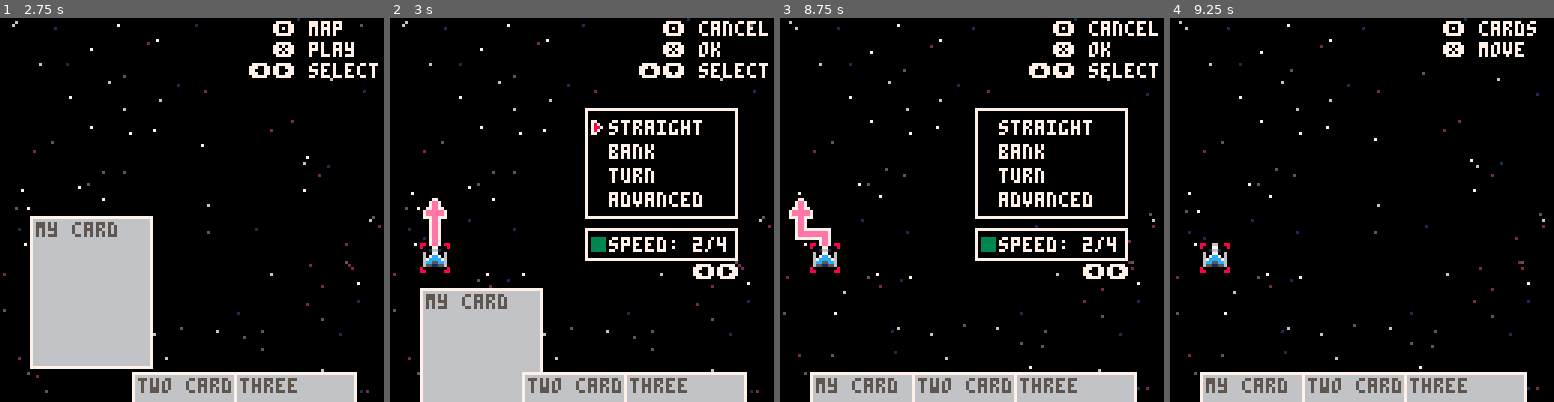
Above: before the commit, frames 1-4 (left to right).
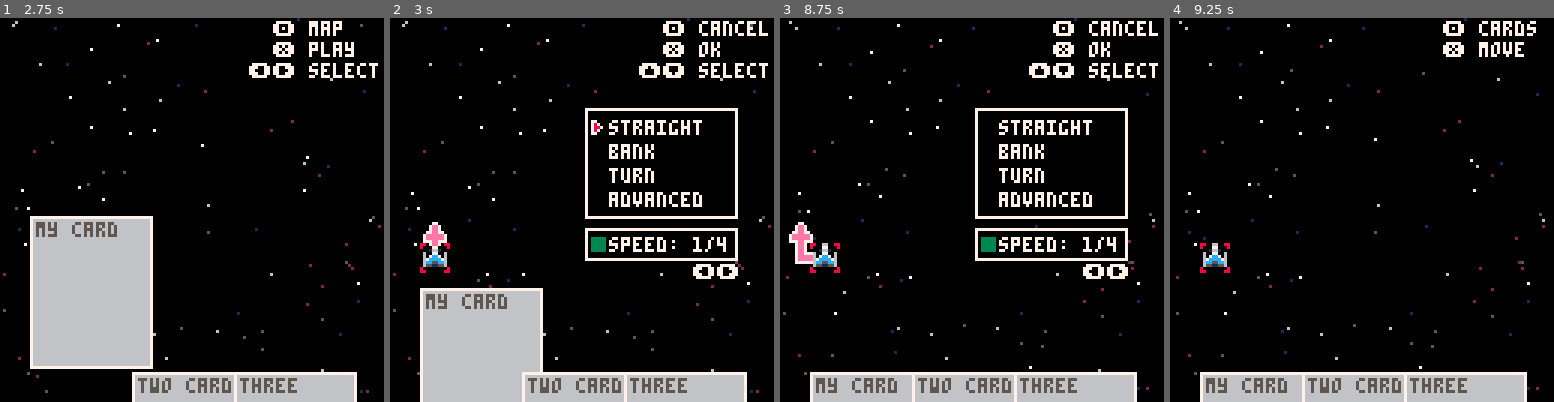
Above: after the commit, the same moments.

Repository: karjona/ondatra
Game: PICO-8 cartridge ondatra.p8
Two runs of this game, one before a commit and one after it. Both use one fixed random seed, a clock stepped at 60 frames per second and the inputs below.
Inputs:
- Up to frame 1 (2.75 s): tap X (X key) at 0.33, 1.07, 1.85 s; tap O (Z key) at 0.7, 1.7, 2.1, 2.5 s; hold Right 1.6-2.1 s; hold Up 2.15-2.42 s; hold Right from 2.47 s (still down)
- Up to frame 2 (3 s): keep holding Right; tap O (Z key) at 2.9 s; tap X (X key) at 2.97 s
- Up to frame 3 (8.75 s): release Right at 3.03 s; hold Left 3.08-3.58 s; tap O (Z key) every 0.4 s from 3.3 to 8.5 s; hold Down 3.63-3.97 s; hold Right 4.02-4.68 s; tap X (X key) every 1.12 s from 4.08 to 8.55 s; hold Up 4.73-5.03 s; hold Left 5.08-5.68 s; hold Down 5.73-6.03 s; hold Right 6.08-6.58 s; hold Right 6.63-7.13 s; hold Up 7.18-7.45 s; hold Right 7.5-8.07 s; hold Left 8.12-8.62 s; hold Down from 8.67 s (still down)
- Up to frame 4 (9.25 s): tap O (Z key) at 8.9 s; release Down at 9 s; hold Right from 9.05 s (still down)

Frame 1 is identical in both runs. In frame 2, 0.4% of the frame differs, in the area x 8-82%, y 46-61%; in frame 3, 0.9%, in the area x 2-82%, y 46-65%; in frame 4, nothing differs.

Commit message:
Add move confirmation dialog

Diff:
--- a/src/main.lua
+++ b/src/main.lua
@@ -28,6 +28,9 @@
   viewing_cards = false
   selecting_move = false
   selected_move_option = 1
+  selecting_move_menu_active = false
+  confirming_move = false
+  selected_move_confirm_option = 1
   move_speed = 1
 
   entities = {}
--- a/src/scenes/battle.lua
+++ b/src/scenes/battle.lua
@@ -7,6 +7,7 @@
     if btnp(❎) or btnp(🅾️) or btnp(⬇️) then
       sfx(0)
       deli(radio, 1)
+      return
     end
   else
     -- no radio messages in queue
@@ -15,6 +16,7 @@
       if btnp(🅾️) and selecting_move == false then
         sfx(0)
         viewing_cards = true
+        return
       end
       if btnp(❎) and selecting_move == false then
         for entity in all(entities) do
@@ -22,45 +24,114 @@
             if entity.type == "ship" then
               sfx(0)
               selecting_move = entity
+              selecting_move_menu_active = true
+              return
             end
           end
         end
       end
       -- select move menu
-      if btnp(🅾️) and selecting_move then
+      if btnp(🅾️) and selecting_move_menu_active then
         sfx(0)
         selecting_move = false
-      end
-      if btnp(⬇️) and selecting_move then
+        selecting_move_menu_active = false
+        selected_move_option = 1
+        move_speed = 1
+        return
+      end
+      if btnp(⬇️) and selecting_move_menu_active then
         sfx(0)
         if selected_move_option < 4 then
           selected_move_option += 1
+          return
         else
           selected_move_option = 1
-        end
-      end
-      if btnp(⬆️) and selecting_move then
+          return
+        end
+      end
+      if btnp(⬆️) and selecting_move_menu_active then
         sfx(0)
         if selected_move_option > 1 then
           selected_move_option -= 1
+          return
         else
           selected_move_option = 4
-        end
-      end
-      if btnp(➡️) and selecting_move then
+          return
+        end
+      end
+      if btnp(➡️) and selecting_move_menu_active then
         sfx(0)
         if move_speed >= selecting_move.max_speed then
           move_speed = 1
+          return
         else
           move_speed += 1
-        end
-      end
-      if btnp(⬅️) and selecting_move then
+          return
+        end
+      end
+      if btnp(⬅️) and selecting_move_menu_active then
         sfx(0)
         if move_speed <= 1 then
           move_speed = selecting_move.max_speed
+          return
         else
           move_speed -= 1
+          return
+        end
+      end
+      if btnp(❎) and selecting_move_menu_active then
+        -- show confirm move
+        sfx(0)
+        confirming_move = true
+        selecting_move_menu_active = false
+        return
+      end
+
+      -- confirm move dialog
+      if btnp(❎) and confirming_move then
+        sfx(0)
+        if selected_move_confirm_option == 1 then
+          -- select ok in confirm mode menu
+          confirming_move = false
+          selecting_move_menu_active = false
+          selecting_move = false
+          selected_move_confirm_option = 1
+          selected_move_option = 1
+          move_speed = 1
+          return
+        else
+          -- selected cancel in confirm move menu
+          confirming_move = false
+          selecting_move_menu_active = true
+          selected_move_confirm_option = 1
+        end
+      end
+      if btnp(🅾️) and confirming_move then
+        sfx(0)
+        selecting_move_menu_active = true
+        confirming_move = false
+        selected_move_confirm_option = 1
+        return
+      end
+
+      if btnp(⬇️) and confirming_move then
+        sfx(0)
+        if selected_move_confirm_option < 2 then
+          selected_move_confirm_option += 1
+          return
+        else
+          selected_move_confirm_option = 1
+          return
+        end
+      end
+      if btnp(⬆️) and confirming_move then
+        sfx(0)
+        if selected_move_confirm_option > 1 then
+          selected_move_confirm_option -= 1
+          return
+        else
+          selected_move_confirm_option = 2
+          return
         end
       end
     else
@@ -68,14 +139,17 @@
       if btnp(🅾️) then
         sfx(0)
         viewing_cards = false
+        return
       end
 
       if btnp(⬅️) then
         sfx(0)
         if selected_card > 1 then
           selected_card = selected_card - 1
+          return
         else
           selected_card = #cards
+          return
         end
       end
 
@@ -83,8 +157,10 @@
         sfx(0)
         if selected_card < #cards then
           selected_card = selected_card + 1
+          return
         else
           selected_card = 1
+          return
         end
       end
     end
@@ -107,6 +183,10 @@
   -- draw move menu
   if selecting_move then
     draw_move_menu(selecting_move)
+  end
+
+  if confirming_move then
+    draw_move_confirm()
   end
 
   -- draw cards
--- a/src/utilities/moves.lua
+++ b/src/utilities/moves.lua
@@ -13,13 +13,17 @@
     print(move_table[i], x + 8, y + i * 8 - 8 + 4, 7)
   end
 
-  -- draw the arrow
+  -- draw the menu arrow
   if not selected_move_option then
     selected_move_option = 1
   end
-  if t() % .5 < .25 then
-    spr(84, x + 2, y + selected_move_option * 8 - 8 + 4, 1, 1)
+  if selecting_move_menu_active then
+    if t() % .5 < .25 then
+      spr(84, x + 2, y + selected_move_option * 8 - 8 + 4, 1, 1)
+    end
   end
+
+  -- draw the movement arrow
   if t() % 2 < 1 then
     orientation = "right"
   end
@@ -32,7 +36,9 @@
   -- draw the text
   rectfill(x + 2, y + 43, x + 6, y + 47, 3)
   print("speed: " .. move_speed .. "/" .. ship.max_speed, x + 8, y + 43, 7)
-  print("⬅️➡️", x + 36, y + 52, 7)
+  if not confirming_move then
+    print("⬅️➡️", x + 36, y + 52, 7)
+  end
 end
 
 function draw_arrow(ship, type, speed, orientation)
@@ -89,3 +95,23 @@
     spr(82, ship.x - 4, ship.y - 4 - speed * 8)
   end
 end
+
+function draw_move_confirm()
+  local x = 39
+  local y = 54
+
+  -- draw the menu
+  rectfillout(x, y, 50, 20)
+
+  -- draw the text
+  print("confirm", x + 8, y + 4, 7)
+  print("cancel", x + 8, y + 12, 7)
+
+  -- draw the menu arrow
+  if not selected_move_confirm_option then
+    selected_move_confirm_option = 1
+  end
+  if t() % .5 < .25 then
+    spr(84, x + 2, y + selected_move_confirm_option * 8 - 8 + 4, 1, 1)
+  end
+end
